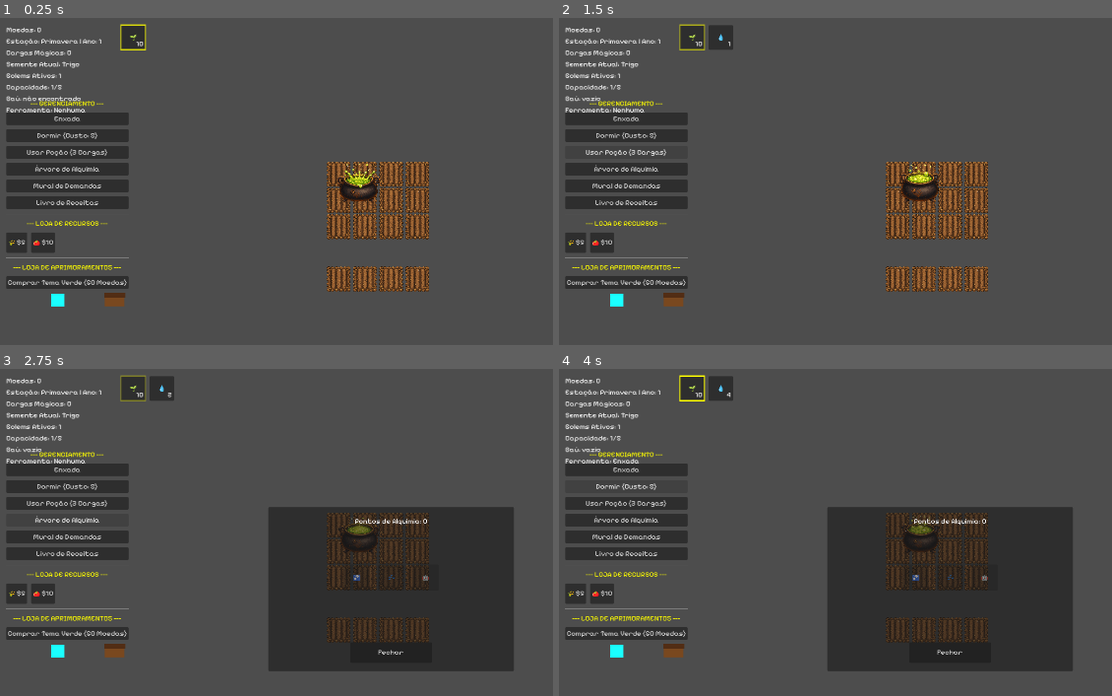
Above: before the commit, frames 1-4 (two rows, left to right).
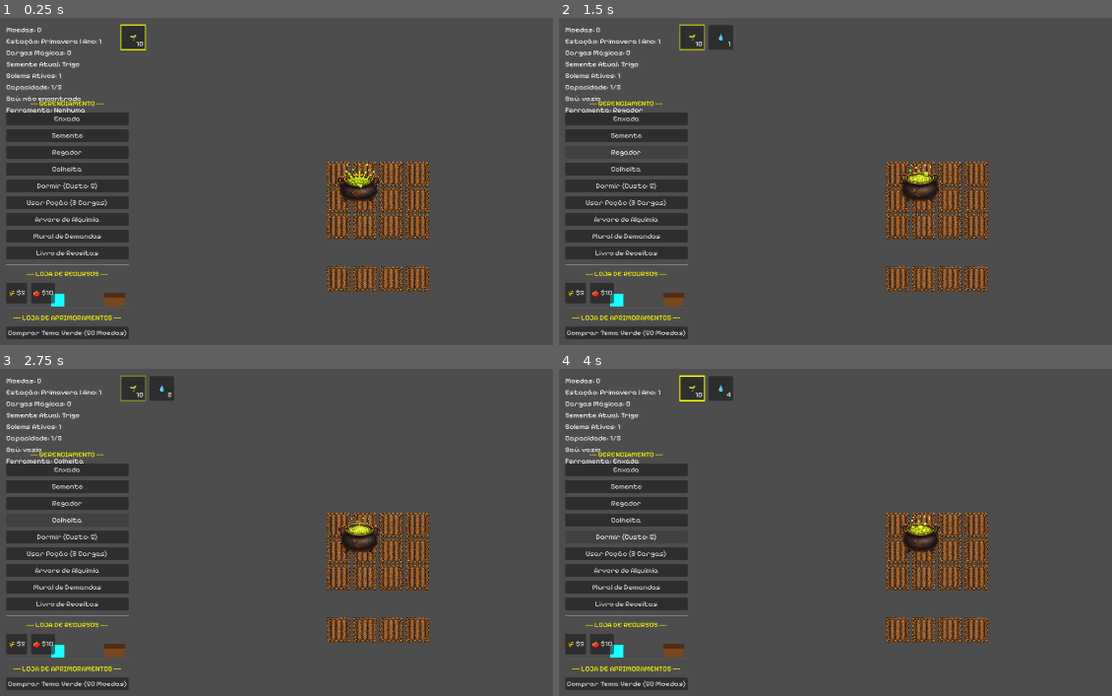
Above: after the commit, the same moments.

Repository: LeandroSatsuki/Cauldron-Crops
Game: Godot game, scene res://Scenes/Main.tscn
The game is run twice, just before and just after one commit, with the same random seed, the same clock (stepped at 60 frames per second) and the same inputs.
Inputs (mouse positions are in pixels of both pictures, inside the frame that each line leads up to):
- Up to frame 1 (0.25 s): no input
- Up to frame 2 (1.5 s): click (625, 135) at 0.5 s, where only the run after the commit has a clickable "Semente"; click (625, 152) at 1.25 s, where only the run after the commit has a clickable "Regador"
- Up to frame 3 (2.75 s): click (66, 519) at 2 s, where only the run after the commit has a clickable "Colheita"
- Up to frame 4 (4 s): click "Enxada" at 2.75 s; click "Dormir (Custo: 5)" at 3.5 s

The runs differ from the first frame. In frame 1, 5.1% of the frame differs, in the area x 1-24%, y 34-99%; in frame 2, 5.2%; in frame 3, 27%, in the area x 1-93%, y 27-99%; in frame 4, 27%.

Commit message:
feat: adiciona selecao visual de ferramentas

Diff:
--- a/Scenes/UI.tscn
+++ b/Scenes/UI.tscn
@@ -64,6 +64,18 @@
 [node name="BtnToolHoe" type="Button" parent="LeftPanel" unique_id=1730000002]
 layout_mode = 2
 text = "Enxada"
+
+[node name="BtnToolSeed" type="Button" parent="LeftPanel" unique_id=1730000003]
+layout_mode = 2
+text = "Semente"
+
+[node name="BtnToolWateringCan" type="Button" parent="LeftPanel" unique_id=1730000004]
+layout_mode = 2
+text = "Regador"
+
+[node name="BtnToolHarvest" type="Button" parent="LeftPanel" unique_id=1730000005]
+layout_mode = 2
+text = "Colheita"
 
 [node name="DormirButton" type="Button" parent="LeftPanel" unique_id=2091208078]
 layout_mode = 2
--- a/Scripts/ToolManager.gd
+++ b/Scripts/ToolManager.gd
@@ -2,7 +2,10 @@
 
 enum ToolType {
 	NONE,
-	HOE
+	HOE,
+	SEED,
+	WATERING_CAN,
+	HARVEST
 }
 
 var active_tool: ToolType = ToolType.NONE
@@ -17,6 +20,15 @@
 func select_hoe() -> void:
 	select_tool(ToolType.HOE)
 
+func select_seed() -> void:
+	select_tool(ToolType.SEED)
+
+func select_watering_can() -> void:
+	select_tool(ToolType.WATERING_CAN)
+
+func select_harvest() -> void:
+	select_tool(ToolType.HARVEST)
+
 func clear_tool() -> void:
 	select_tool(ToolType.NONE)
 
@@ -25,6 +37,15 @@
 
 func is_hoe_selected() -> bool:
 	return active_tool == ToolType.HOE
+
+func is_seed_selected() -> bool:
+	return active_tool == ToolType.SEED
+
+func is_watering_can_selected() -> bool:
+	return active_tool == ToolType.WATERING_CAN
+
+func is_harvest_selected() -> bool:
+	return active_tool == ToolType.HARVEST
 
 func get_tool_name(tool: int = -1) -> String:
 	var tool_to_read: int = tool
@@ -36,5 +57,11 @@
 			return "Nenhuma"
 		ToolType.HOE:
 			return "Enxada"
+		ToolType.SEED:
+			return "Semente"
+		ToolType.WATERING_CAN:
+			return "Regador"
+		ToolType.HARVEST:
+			return "Colheita"
 		_:
 			return "Desconhecida"
--- a/Scripts/UI.gd
+++ b/Scripts/UI.gd
@@ -17,6 +17,9 @@
 @onready var dormir_button: Button = $LeftPanel/DormirButton
 @onready var comprar_cosmetico_button: Button = $LeftPanel/ComprarCosmeticoButton
 @onready var tool_hoe_button: Button = $LeftPanel/BtnToolHoe
+@onready var tool_seed_button: Button = $LeftPanel/BtnToolSeed
+@onready var tool_watering_can_button: Button = $LeftPanel/BtnToolWateringCan
+@onready var tool_harvest_button: Button = $LeftPanel/BtnToolHarvest
 @onready var comprar_trigo_button: Button = $LeftPanel/GridSementes/ComprarTrigoButton
 @onready var comprar_verao_button: Button = $LeftPanel/GridSementes/ComprarVeraoButton
 @onready var abrir_skill_tree_button: Button = $LeftPanel/AbrirSkillTreeButton
@@ -76,6 +79,15 @@
 	if tool_hoe_button:
 		if not tool_hoe_button.pressed.is_connected(_on_tool_hoe_button_pressed):
 			tool_hoe_button.pressed.connect(_on_tool_hoe_button_pressed)
+	if tool_seed_button:
+		if not tool_seed_button.pressed.is_connected(_on_tool_seed_button_pressed):
+			tool_seed_button.pressed.connect(_on_tool_seed_button_pressed)
+	if tool_watering_can_button:
+		if not tool_watering_can_button.pressed.is_connected(_on_tool_watering_can_button_pressed):
+			tool_watering_can_button.pressed.connect(_on_tool_watering_can_button_pressed)
+	if tool_harvest_button:
+		if not tool_harvest_button.pressed.is_connected(_on_tool_harvest_button_pressed):
+			tool_harvest_button.pressed.connect(_on_tool_harvest_button_pressed)
 	if comprar_trigo_button:
 		comprar_trigo_button.gui_input.connect(func(event): _on_comprar_semente_gui_input(event, "semente_basica", 5, "+1 Semente Trigo", "+10 Semente Trigo"))
 		comprar_trigo_button.mouse_entered.connect(_on_comprar_trigo_button_mouse_entered)
@@ -184,6 +196,15 @@
 	elif event is InputEventKey and event.pressed and not event.echo and event.keycode == KEY_1:
 		_selecionar_enxada()
 		get_viewport().set_input_as_handled()
+	elif event is InputEventKey and event.pressed and not event.echo and event.keycode == KEY_2:
+		_selecionar_semente()
+		get_viewport().set_input_as_handled()
+	elif event is InputEventKey and event.pressed and not event.echo and event.keycode == KEY_3:
+		_selecionar_regador()
+		get_viewport().set_input_as_handled()
+	elif event is InputEventKey and event.pressed and not event.echo and event.keycode == KEY_4:
+		_selecionar_colheita()
+		get_viewport().set_input_as_handled()
 
 func _toggle_debug_panel() -> void:
 	if debug_panel and debug_panel.visible:
@@ -574,6 +595,39 @@
 		push_warning("UI: ToolManager nao encontrado.")
 	atualizar_status_jogo()
 
+func _selecionar_semente() -> void:
+	var tool_manager: Node = _obter_tool_manager()
+	if tool_manager != null and tool_manager.has_method("select_seed"):
+		tool_manager.call("select_seed")
+	else:
+		push_warning("UI: ToolManager nao encontrado.")
+	atualizar_status_jogo()
+
+func _selecionar_regador() -> void:
+	var tool_manager: Node = _obter_tool_manager()
+	if tool_manager != null and tool_manager.has_method("select_watering_can"):
+		tool_manager.call("select_watering_can")
+	else:
+		push_warning("UI: ToolManager nao encontrado.")
+	atualizar_status_jogo()
+
+func _selecionar_colheita() -> void:
+	var tool_manager: Node = _obter_tool_manager()
+	if tool_manager != null and tool_manager.has_method("select_harvest"):
+		tool_manager.call("select_harvest")
+	else:
+		push_warning("UI: ToolManager nao encontrado.")
+	atualizar_status_jogo()
+
+func _on_tool_seed_button_pressed() -> void:
+	_selecionar_semente()
+
+func _on_tool_watering_can_button_pressed() -> void:
+	_selecionar_regador()
+
+func _on_tool_harvest_button_pressed() -> void:
+	_selecionar_colheita()
+
 func _obter_nome_ferramenta_ativa() -> String:
 	var tool_manager: Node = _obter_tool_manager()
 	if tool_manager != null and tool_manager.has_method("get_tool_name"):
Not shown, changed: docs/CHANGELOG.md
Not shown, changed: docs/DECISIONS.md
Not shown, changed: docs/FARM_GRID_CHECKPOINT.md
Not shown, changed: docs/FARM_SYSTEM_V2.md
Not shown, changed: docs/ROADMAP.md
